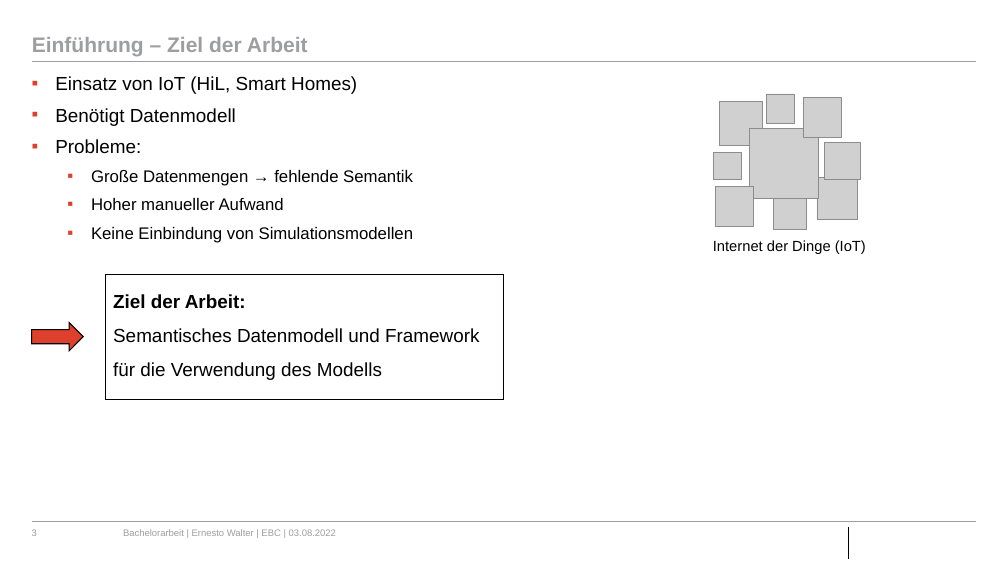
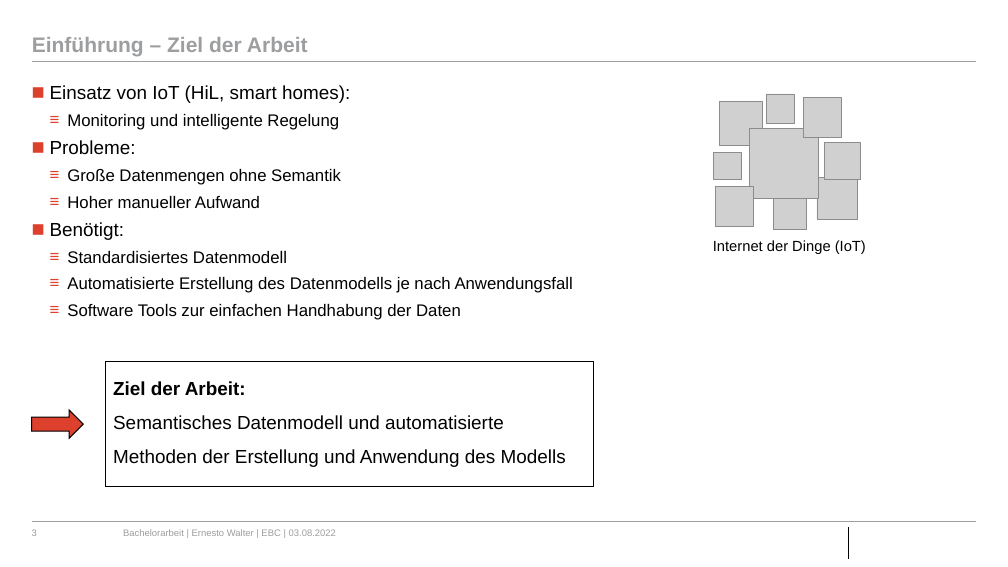
Before and after one commit to ErnestoVivas/FiBEM, a slide deck: slide 3 of docs/BA_Bergfest_Ernesto.pptx. Drawn at 1008x567 pixels with LibreOffice and Linux fonts; fonts in the diff are those of the drawing; grey boxes stand for pictures; background and template pictures are left out. Boxes give left, top, right and bottom in pixels: in the first picture for what was removed or moved away, otherwise in the second. Text is boxed around its words. In the diff, an @@ line names an element or a change of style, - is before the commit and + after.

```diff
--- a/docs/BA_Bergfest_Ernesto.pptx
+++ b/docs/BA_Bergfest_Ernesto.pptx
@@ text added at (50,85,573,320), 16 pt, text #000000 @@
+■ Einsatz von IoT (HiL, smart homes):
+  ≡ Monitoring und intelligente Regelung
+■ Probleme:
+  ≡ Große Datenmengen ohne Semantik
+  ≡ Hoher manueller Aufwand
+■ Benötigt:
+  ≡ Standardisiertes Datenmodell
+  ≡ Automatisierte Erstellung des Datenmodells je nach Anwendungsfall
+  ≡ Software Tools zur einfachen Handhabung der Daten
@@ text removed at (55,76,414,243) @@
-▪ Einsatz von IoT (HiL, Smart Homes)
-▪ Benötigt Datenmodell
-▪ Probleme:
-  ▪ Große Datenmengen → fehlende Semantik
-  ▪ Hoher manueller Aufwand
-  ▪ Keine Einbindung von Simulationsmodellen
@@ rectangle "Ziel der Arbeit:": place and size @@
-rectangle "Ziel der Arbeit:" at (106,274,504,399)
+rectangle "Ziel der Arbeit:" at (106,361,594,486)
@@ up arrow: place and size @@
-up arrow at (31,323,83,350)
+up arrow at (31,410,83,438)
@@ text in rectangle at (113,415,566,467): text changed @@
-Semantisches Datenmodell und Framework für die Verwendung des Modells
+Semantisches Datenmodell und automatisierte Methoden der Erstellung und Anwendung des Modells
```
Also in this commit, not shown: 20 other slides changed, 3 slides added, 4 slides removed.
